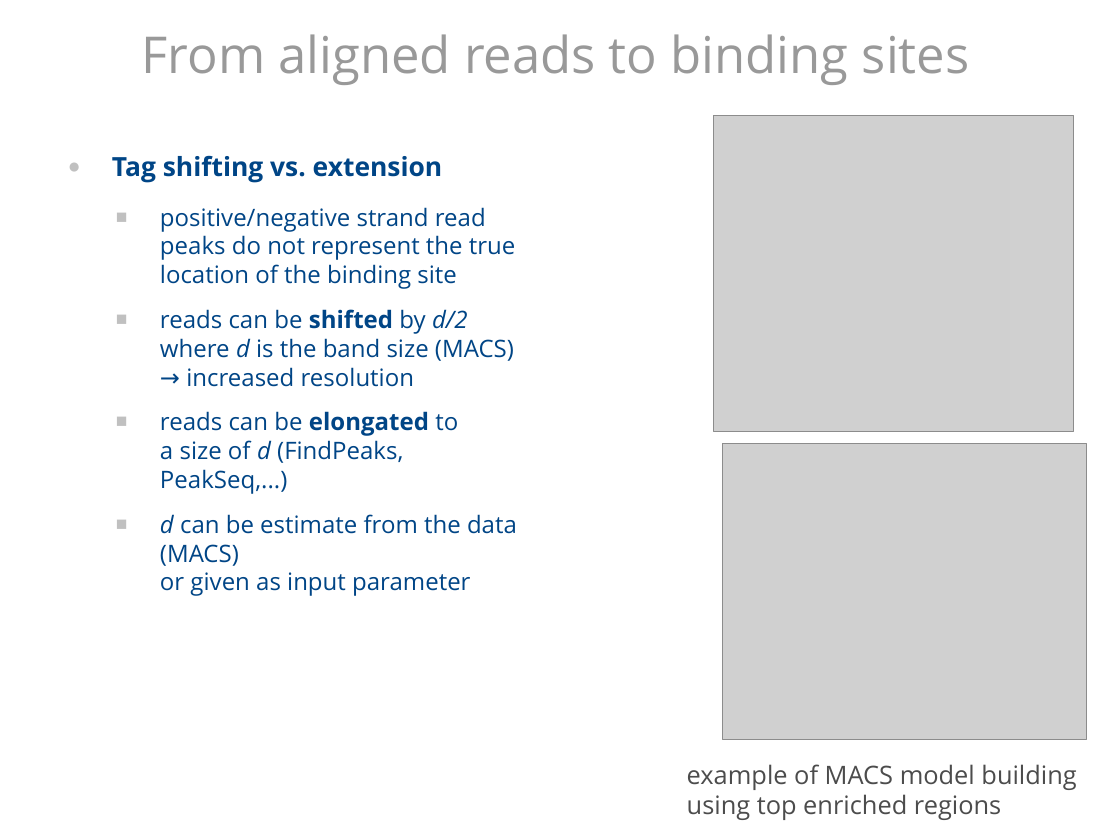
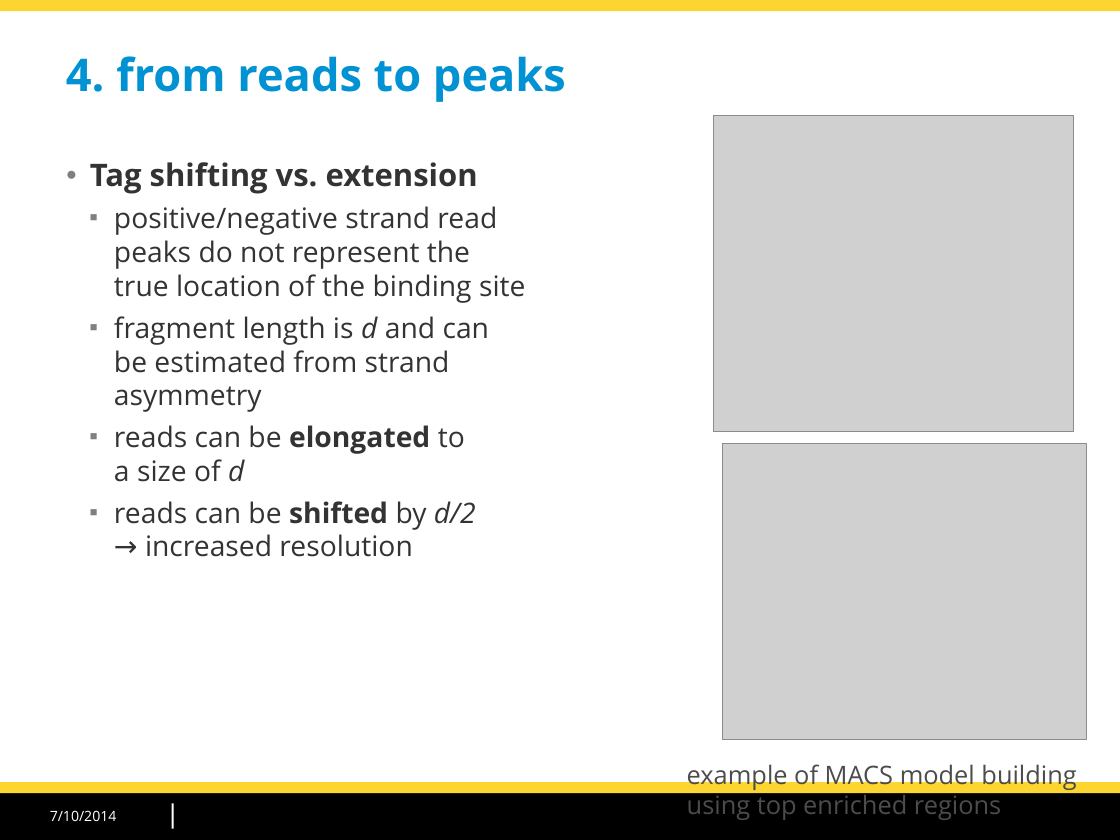
Before and after one commit to morganeTC/atelier_chip-seq_roscoff_2014, a slide deck: slide 23 of slides/chipseq_CarlHerrmann_Roscoff2014.odp (slide 12 before the commit). Drawn at 1120x840 pixels with LibreOffice and Linux fonts; fonts in the diff are those of the drawing; grey boxes stand for pictures; background and template pictures are left out. Boxes give left, top, right and bottom in pixels: in the first picture for what was removed or moved away, otherwise in the second. Text is boxed around its words. In the diff, an @@ line names an element or a change of style, - is before the commit and + after.

Commit message:
Slides for peak calling

```diff
--- a/slides/chipseq_CarlHerrmann_Roscoff2014.odp
+++ b/slides/chipseq_CarlHerrmann_Roscoff2014.odp
@@ rectangle added at (x1=0, y1=0, x2=1120, y2=11), fill #FDD530 @@
@@ title "4. from reads to peaks" at (x1=66, y1=56, x2=566, y2=102): vertical alignment middle to top @@
@@ title at (x1=66, y1=56, x2=566, y2=102): text changed; size 36 to 32 pt; text colour #999999 to #0092D2; bold on @@
-From aligned reads to binding sites
+4. from reads to peaks
@@ text at (x1=90, y1=162, x2=525, y2=303): size 18.7 to 22 pt in "Tag shifting vs. extension"; text colour #004586 to #333333 in "Tag shifting vs. extension", "positive/negative strand read peaks do not represent ..."; size 17 to 20 pt in "positive/negative strand read peaks do not represent ..."; indent changed; less space between paragraphs; bullet colour #C0C0C0 to #808080 @@
@@ text at (x1=114, y1=316, x2=489, y2=557): text changed; size 17 to 20 pt; text colour #004586 to #333333 @@
-  ■ reads can be shifted by d/2 where d is the band size (MACS)
-    → increased resolution
-  ■ reads can be elongated to
-    a size of d (FindPeaks, PeakSeq,...)
-  ■ d can be estimate from the data (MACS)
-    or given as input parameter
+  ■ fragment length is d and can be estimated from strand asymmetry
+  ■ reads can be elongated to
+    a size of d
+  ■ reads can be shifted by d/2
+    → increased resolution
@@ rectangle added at (x1=0, y1=794, x2=1120, y2=840), fill #000000 @@
@@ rectangle added at (x1=0, y1=783, x2=1120, y2=794), fill #FDD530 @@
@@ line added from (173, 805) to (173, 828), #FFFFFF 1.42 pt @@
@@ text added at (x1=50, y1=810, x2=117, y2=821), 10 pt, text #FFFFFF @@
+7/10/2014
```
Also in this commit, not shown: 29 other slides changed, 9 slides added, 15 slides removed, 2 other files.
